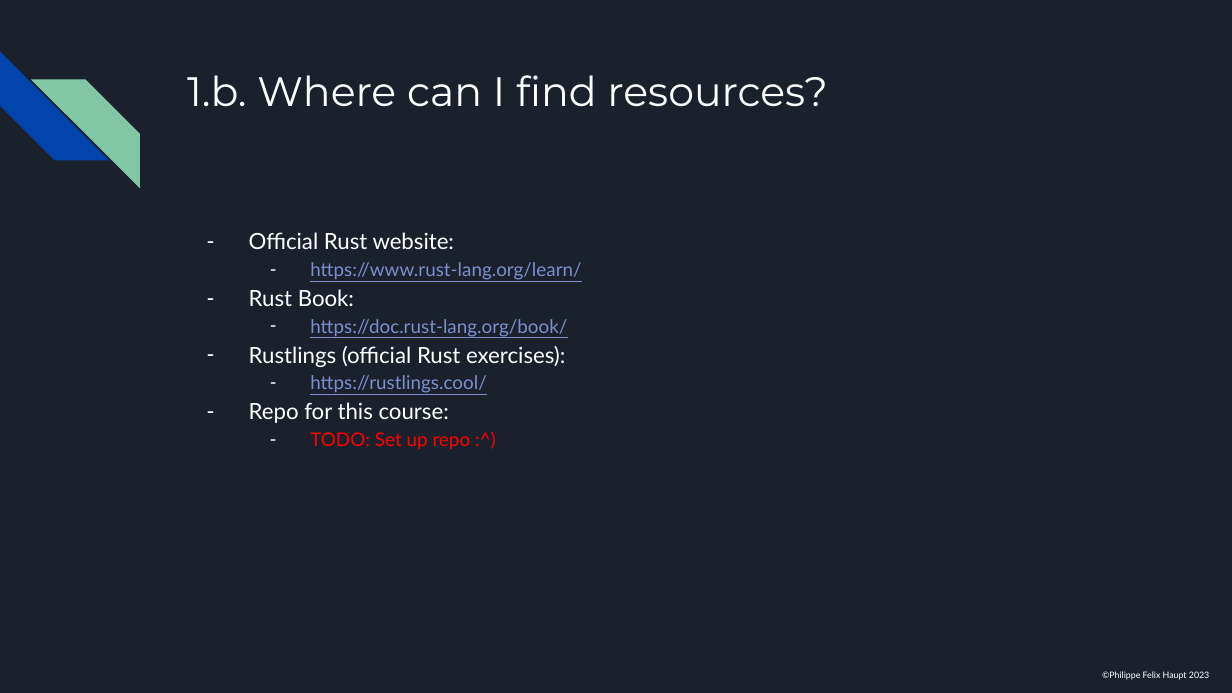
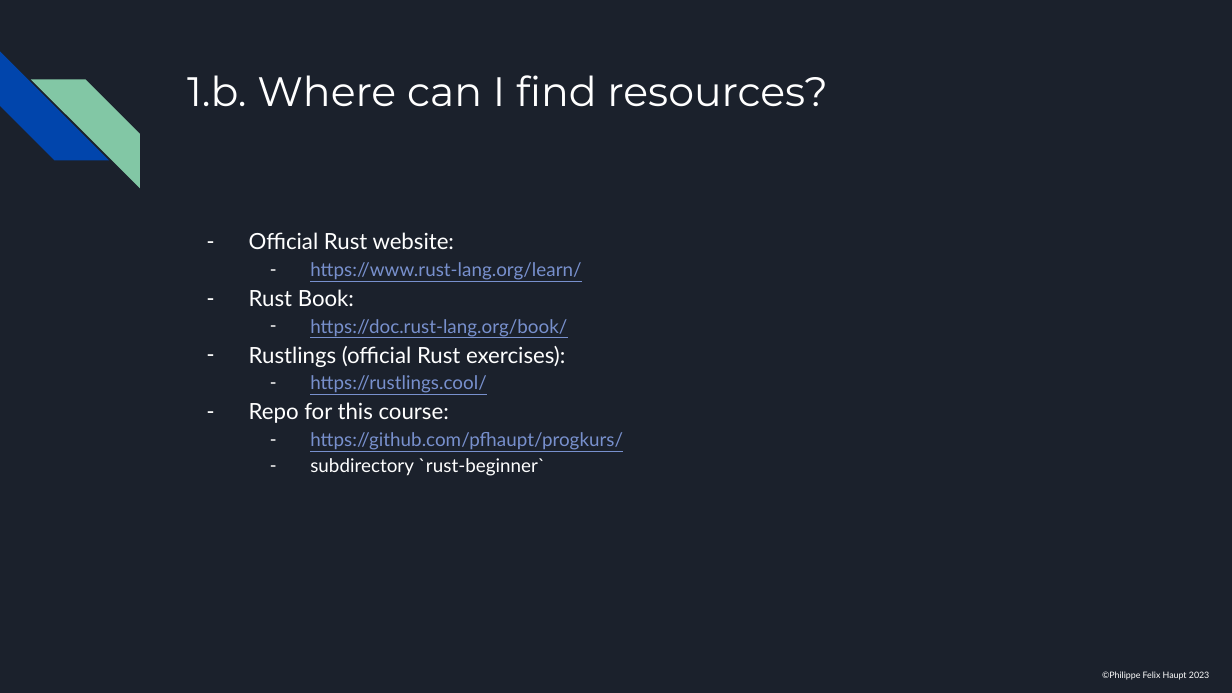
Before and after one commit to pfhaupt/progkurs, a slide deck: slide 31 of rust/session 01/RUSTikales Rust for beginners 01.pptx. Drawn at 1232x693 pixels with LibreOffice and Linux fonts; fonts in the diff are those of the drawing. Boxes give left, top, right and bottom in pixels: in the first picture for what was removed or moved away, otherwise in the second. Text is boxed around its words. In the diff, an @@ line names an element or a change of style, - is before the commit and + after.

Commit message:
Update slides to refer to the repository

```diff
--- a/rust/session 01/RUSTikales Rust for beginners 01.pptx
+++ b/rust/session 01/RUSTikales Rust for beginners 01.pptx
@@ text at (x1=310, y1=432, x2=623, y2=476): text changed; text colour #FF0000 to #7890CD @@
-  – TODO: Set up repo :^)
+  – https://github.com/pfhaupt/progkurs/
+  – subdirectory `rust-beginner`
```
